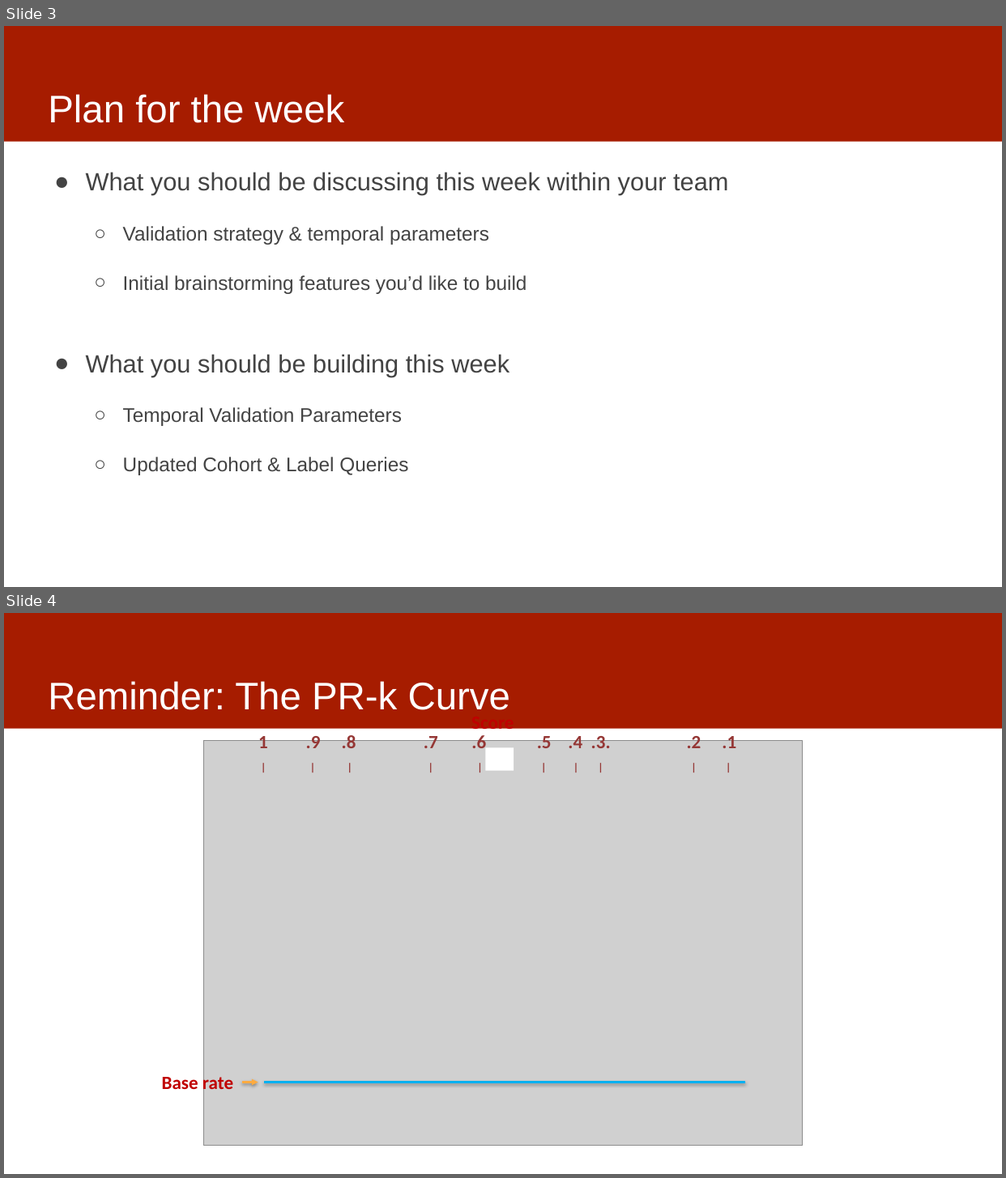
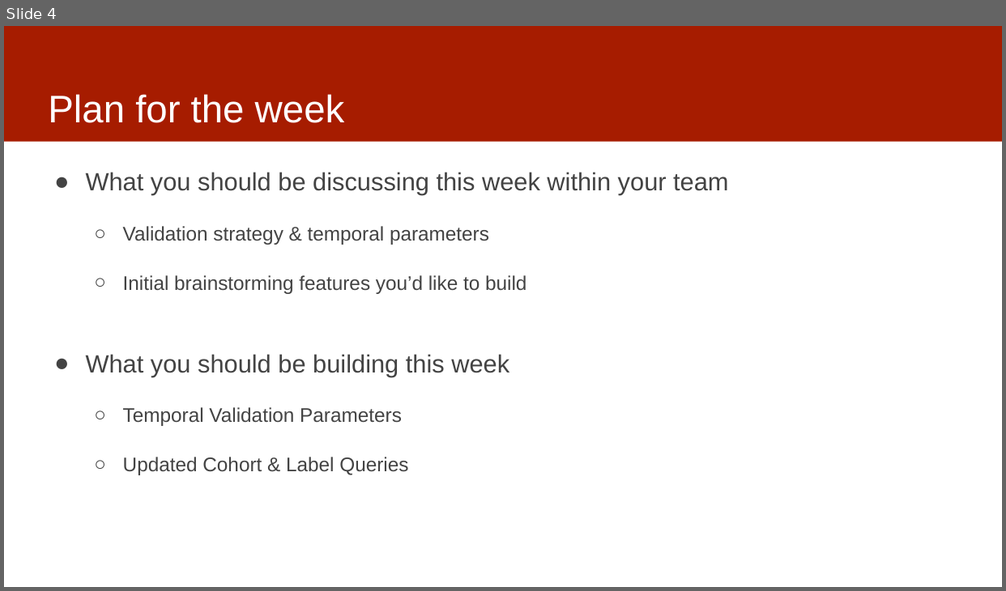
Before and after one commit to dssg/mlforpublicpolicylab, a slide deck: Lectures/12-features-and-imputation.pptx. Shown one above the other, each under a label of ours: slides 3 and 4 before the commit, slide 4 after it. The pictures are 1006x1178 and 1006x591 pixels, drawn with LibreOffice and Linux fonts; fonts in the diff are those of the drawing; grey boxes stand for pictures. Boxes give left, top, right and bottom in pixels: in the first picture for what was removed or moved away, otherwise in the second. Text is boxed around its words. In the diff, an @@ line names an element or a change of style, - is before the commit and + after.

```diff
--- a/Lectures/12-features-and-imputation.pptx
+++ b/Lectures/12-features-and-imputation.pptx
@@ slide 4 removed at (4,613,1002,1174), background #FFFFFF; not listed: 1 template element that a slide beside it also shows @@
@@ title removed at (48,681,511,710) @@
-Reminder: The PR-k Curve
@@ text removed at (258,733,736,748) @@
-1 .9 .8 .7 .6 .5 .4 .3. .2 .1
-| | | | | | | | | |
@@ text removed at (471,728,513,735) @@
-Score
@@ picture removed at (203,741,803,1146) @@
@@ rectangle removed at (485,747,513,771) @@
@@ text removed at (162,1073,233,1094) @@
-Base rate
@@ arrow removed from (242, 1082) to (258, 1082) @@
@@ line removed from (746, 1082) to (264, 1082) @@
@@ what was slide 3 is now slide 4 @@
```
Also in this commit, not shown: 3 slides changed, 1 slide added, 2 other slides removed.
